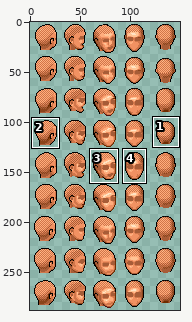
Sprite sheet -- dist/assets/character/heads.png. Above: a wide view before the commit, with the close-up outlined.
Close-up. As it was:
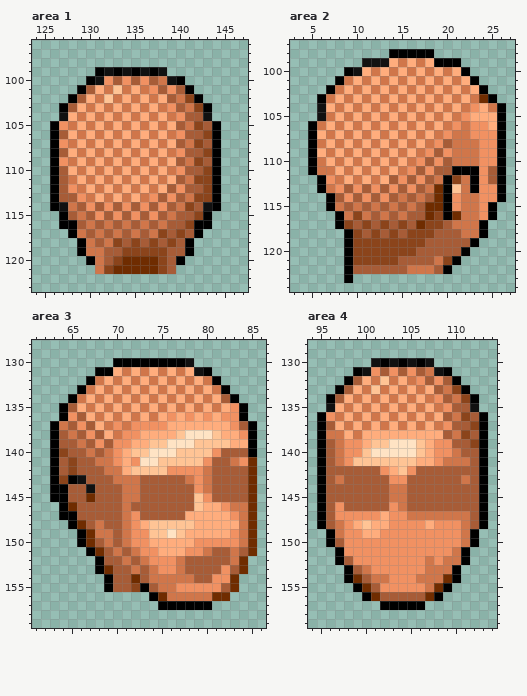
The file is 150x288 pixels. Shown: area 1: x 124..147, y 96..123; area 2: x 3..27, y 97..124; area 3: x 61..86, y 128..159; area 4: x 94..114, y 128..159. The commit also changed other parts of the picture, which this record leaves out.
And afterwards:
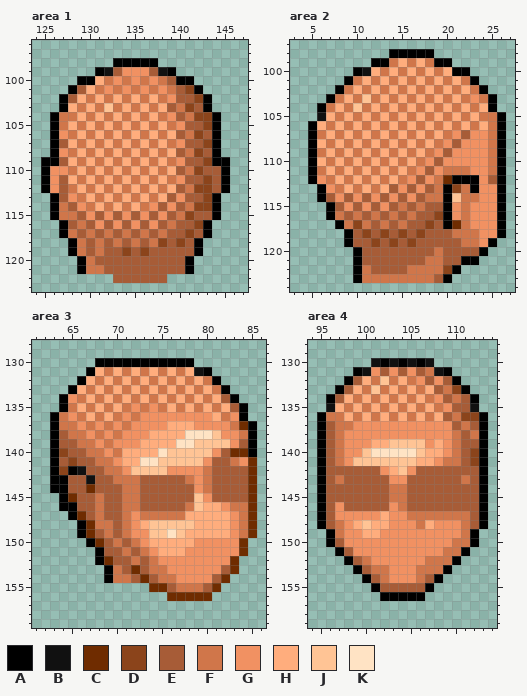
Palette (. is transparent): A #000000  B #111111  C #6f2c00  D #8b441b  E #a75c37  F #d0764a  G #f19162  H #ffad7d  J #ffc495  K #ffe3c4
The edit:
Changed rows in their new state; - is an unchanged pixel.
Area 1:
first column x 125:
 98 --------AAAAA--------
 99 --------EGGGE-A------
100 ----A-HFGFGFG-E-A----
101 ---AEHFGFGFGFGF-DA---
102 --AEHFHFHFHFHFGEEDA--
103 ---HFHFJFHFHFHEFDE---
104 -AFFHFHFHFHFHFGEFDDA-
105 --FHFHFHFHFHFHFGEED--
106 --GFHFHFHFHFHFHEFDE--
107 --EHFHFHFHFHFHFGEED--
108 --GFHFHFHFHFHFHEFDE--
109 A-EHFHFHFHFHFHFGEED-A
110 AGGFHFHFHFHFHFHEFDEEA
111 AG-HFHFHFHFHFHFGEE-EA
112 AG-FHFHFHFHFHFHEFD-EA
113 ---GFHFHFHFHFHEGEE---
114 --FEGFHFHFHFGEGEFDD--
115 -AFFEGEGEGEGEGEFDEEA-
116 ---EFEGEGEGEGEF-ED---
117 --AFEFEFEFEFEF-EDEA--
118 ---AFEFEF-F-FDEDEA---
119 ---AFE----E-EE--EA---
120 ----AFE-EEEEEE-EA----
121 ----AF-EEEEEEE-EA----
122 --------EEEEEE-------
Area 2:
first column x 5:
 99 ------.AAFHFHF--.-----
100 ----.ABHFHFHFHFHA-----
101 ---.AFHFHFHFHFHFHF----
102 --.AFHFHFHFHFHFHFHF---
103 -.AFHFJFHFHFHFHFHFGF--
104 -AFHFJFHFHFHFHFHFHF-A.
105 --HFHFHFHFHFHFHFHF-FF-
106 -HFHFHFHFHFHFHFHFHFHF-
107 -FHFHFHFHFHFHFHFGE--F-
108 -HFHFHFHFHFHFHFGEGG-F-
109 -FHFHFHFHFHFHFGEGGG-F-
110 -HFHFHFHFHFHFGEGGGG-F-
111 --HFHFHFHFHFGEGFFFG-F-
112 AGFHFHFHFHFGEG-CAA----
113 --GFHFHFHEGEGEF-D-----
114 -AEGEGEGEGEGEFF-J-----
115 ---EGEGEGEFEFEE---G-GA
116 --AFEFEFEFEF-E--G-G-GA
117 ----FDF-F-F-E-EAC-GGGA
118 -----EDEDEDE-E--F--GGA
119 -----EE-E-E-E----FFGA-
120 ----.AEEEEEE--F--EEA--
121 ----.AEEEE---F-EEAA---
122 ----.AF-------FDA-----
123 ----.AFFFFFFFFEA------
Area 3:
first column x 63:
130 -----AA--------A-------
131 ----AHF----------------
132 ---AH------------------
133 --AH-------------------
134 -AG--------------------
135 --F------G-G--------E--
136 AF-F----G-GGG-G-G--F---
137 --F-FG----------GGGGFC-
138 ---F-FG---G---H----GGF-
139 ----F-F--G-HHH------GE-
140 -----FGF-HHH-J------CC-
141 ---------H-------------
142 -DAB----G--------------
143 -AEEB------------------
144 ----C------------------
145 .-C-EF-----------------
146 --A--F---F-----F-------
147 -.-C-F----FFFFF--------
148 --.AC-F-------------G--
149 -----E-----------------
150 ---.ACEFEF-----------C.
151 ----.A-EFEF------GGGGC.
152 ------C-EFEF--GGGGGGC.-
153 -----.AF-C--F-GGGGGEC.-
154 -------FFECE--GGGGEC.--
155 ------.....CCEFFFEC..--
156 -----------..CCCCC..---
157 ------------......-----
Area 4:
first column x 96:
134 ---------------E-
136 F---------------D
137 -F-GGGGGGGGGG--FE
138 E-GGGGGGGGGGGG-EF
139 ----GHHJJJ-GH-F-E
140 ------------H---D
141 ---------------ED
first column x 97:
148 ---------F-----
150 -------------F-
151 -E----------F--
152 .AEF-------F-A.
153 -.AEFF---F--A.-
154 -..AE-----EA..-
155 --..AEEEEEA..--
156 ---..AAAAA..---
157 -----.....-----
Changed places in both close-ups, as pixel boxes (x1, y1, x2, y2):
changed: (41, 58, 230, 283)
changed: (308, 58, 506, 283)
changed: (50, 358, 257, 610)
changed: (326, 394, 479, 466)
changed: (335, 520, 470, 610)
